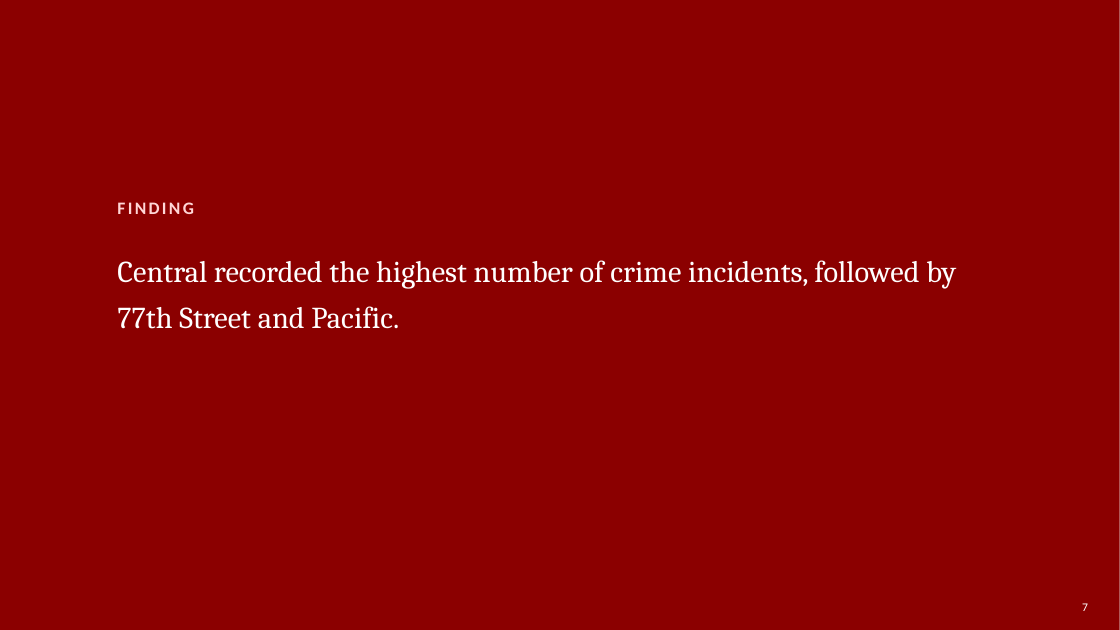
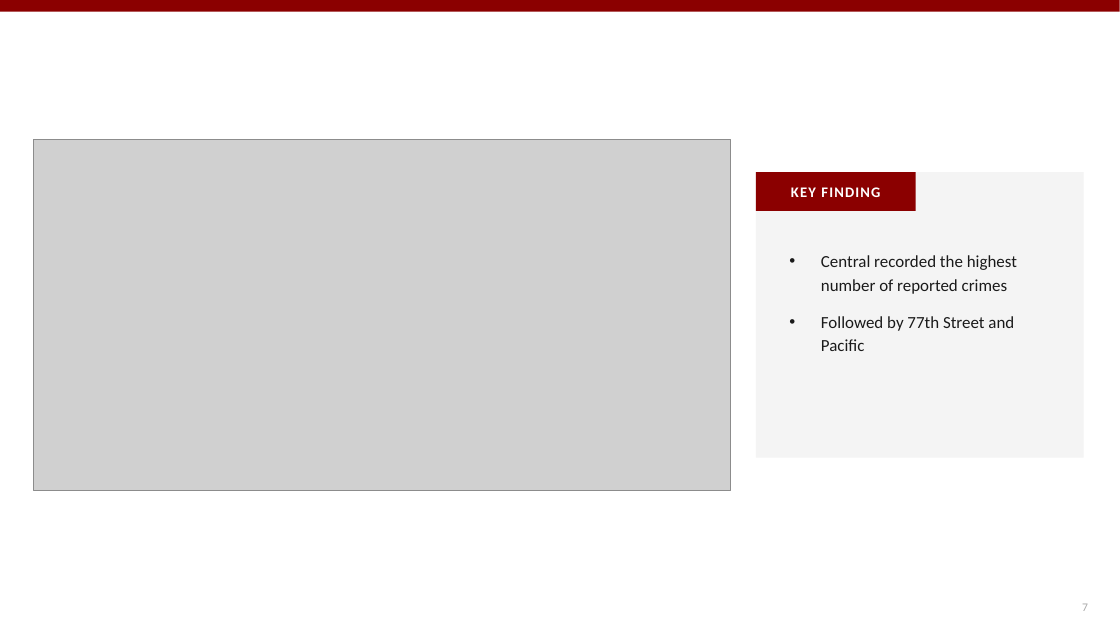
Before and after one commit to fatimaawachi/Analyzing-Crimes-in-LA-2020-2025-, a slide deck: slide 7 of Fatima_awachi_EDA_Project_Presentation.pptx. Drawn at 1120x630 pixels with LibreOffice and Linux fonts; fonts in the diff are those of the drawing; grey boxes stand for pictures. Boxes give left, top, right and bottom in pixels: in the first picture for what was removed or moved away, otherwise in the second. Text is boxed around its words. In the diff, an @@ line names an element or a change of style, - is before the commit and + after.

```diff
--- a/Fatima_awachi_EDA_Project_Presentation.pptx
+++ b/Fatima_awachi_EDA_Project_Presentation.pptx
@@ rectangle: place and size @@
-rectangle at box(0, 0, 1120, 630)
+rectangle at box(0, 0, 1120, 12)
@@ picture added at box(34, 139, 731, 492) @@
@@ rectangle added at box(756, 172, 1084, 458), fill #F4F4F4 @@
@@ rectangle added at box(756, 172, 916, 211), fill #8B0000 @@
@@ text at box(791, 187, 880, 197): text changed; size 15 to 12.5 pt; text colour #FFD6D6 to #FFFFFF @@
-FINDING
+KEY FINDING
@@ text at box(821, 255, 1017, 351): text changed; size 26 to 14.5 pt; font Cambria to Calibri; text colour #FFFFFF to #1A1A1A @@
-Central recorded the highest number of crime incidents, followed by 77th Street and Pacific.
+• Central recorded the highest number of reported crimes
+• Followed by 77th Street and Pacific
@@ text "7" at box(1082, 603, 1088, 611): text colour #FFFFFF to #AAAAAA @@
```
Also in this commit, not shown: 9 other slides changed, 5 slides added, 6 slides removed, 2 other files.
